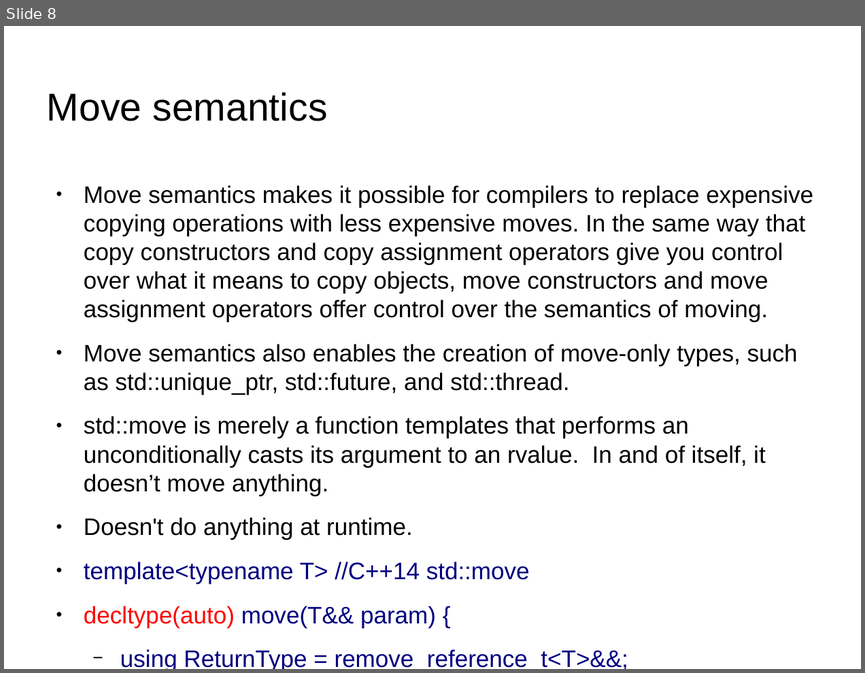
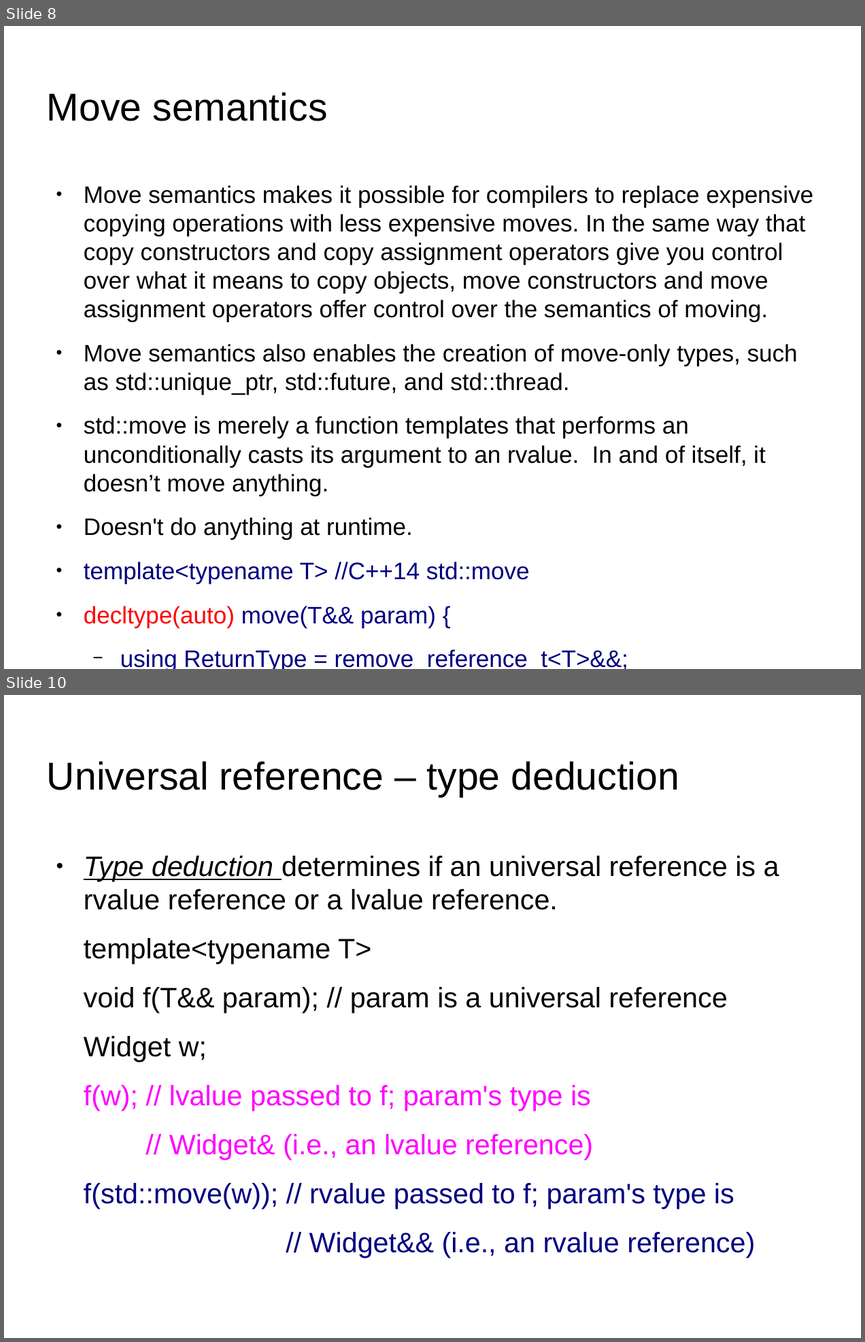
Before and after one commit to kks32/cpp-software-development, a slide deck: Ex16_Rvalue_Move_Semantics/Ex16_Rvalue_Move_Semantics.odp. Shown one above the other, each under a label of ours: slide 8 before the commit, slides 8 and 10 after it; the slides between them are not shown. The pictures are 865x673 and 865x1342 pixels, drawn with LibreOffice and Linux fonts; fonts in the diff are those of the drawing; background and template pictures are left out. Boxes give left, top, right and bottom in pixels: in the first picture for what was removed or moved away, otherwise in the second. Text is boxed around its words. In the diff, an @@ line names an element or a change of style, - is before the commit and + after.

Commit message:
Universal reference

```diff
--- a/Ex16_Rvalue_Move_Semantics/Ex16_Rvalue_Move_Semantics.odp
+++ b/Ex16_Rvalue_Move_Semantics/Ex16_Rvalue_Move_Semantics.odp
@@ slide 10 added at box(4, 695, 861, 1338), background picture (left out) @@
@@ title added at box(47, 761, 679, 797), 36 pt, text #000000 @@
+Universal reference – type deduction
@@ text added at box(84, 855, 779, 1208), 26 pt, text #000000 @@
+● Type deduction determines if an universal reference is a rvalue reference or a lvalue reference.
+template<typename T>
+void f(T&& param); // param is a universal reference
+Widget w;
+f(w); // lvalue passed to f; param's type is
+// Widget& (i.e., an lvalue reference)
+f(std::move(w)); // rvalue passed to f; param's type is
+// Widget&& (i.e., an rvalue reference)
```
Also in this commit, not shown: 1 other slide added, 2 other files.
